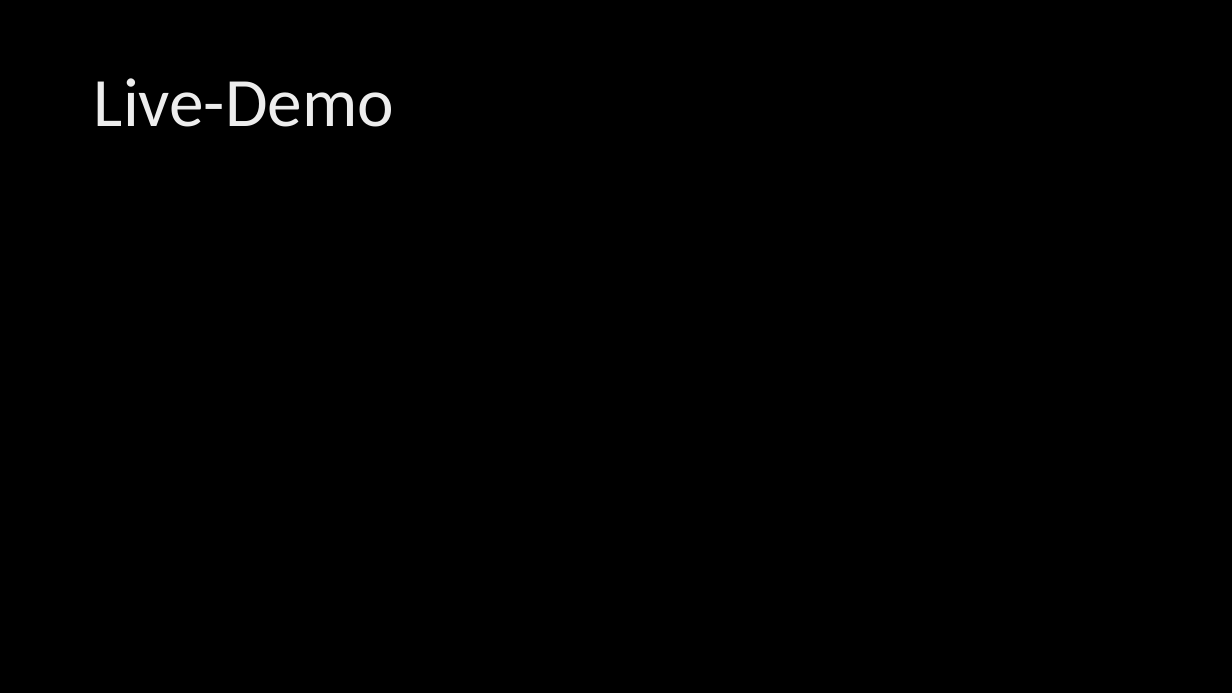
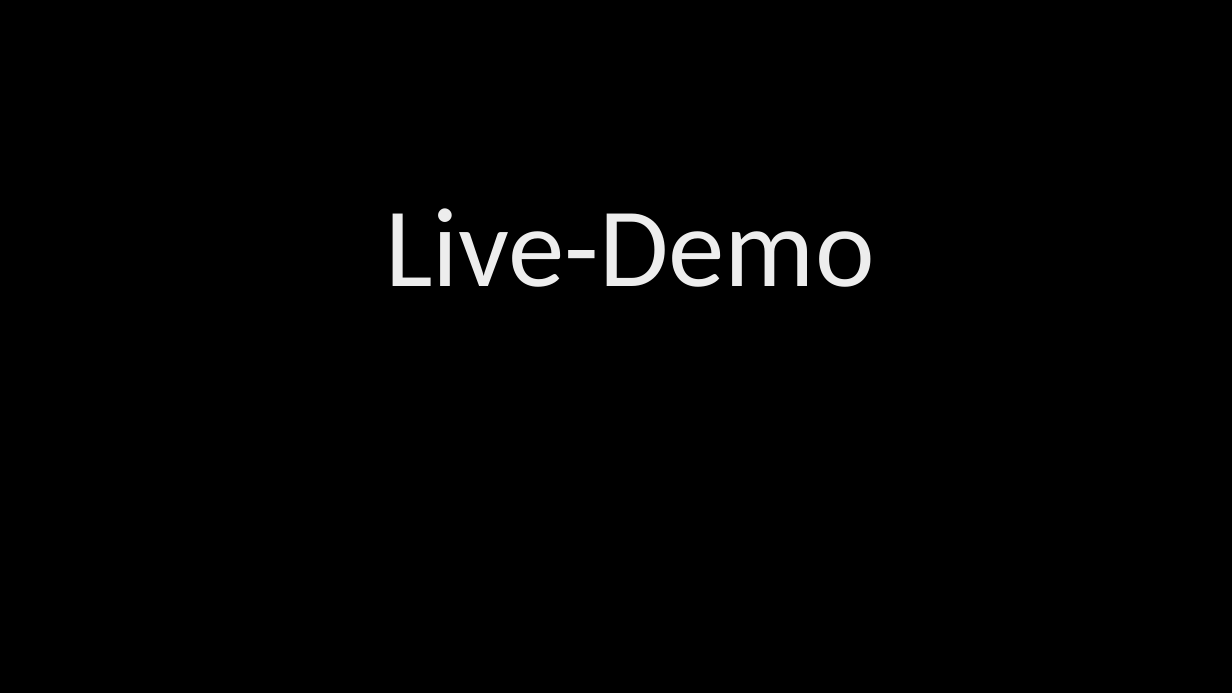
Before and after one commit to tkreienbuehl/I_BA_NS1701, a slide deck: slide 16 of Presentation/Presentation.pptx (slide 7 before the commit). Drawn at 1232x693 pixels with LibreOffice and Linux fonts; fonts in the diff are those of the drawing; background and template pictures are left out. Boxes give left, top, right and bottom in pixels: in the first picture for what was removed or moved away, otherwise in the second. Text is boxed around its words. In the diff, an @@ line names an element or a change of style, - is before the commit and + after.

```diff
--- a/Presentation/Presentation.pptx
+++ b/Presentation/Presentation.pptx
@@ text "Live-Demo": place and size @@
-text "Live-Demo" at box(94, 78, 394, 127)
+text "Live-Demo" at box(386, 208, 875, 287)
@@ text "Live-Demo" at box(386, 208, 875, 287): size 54 to 88 pt, text colour gradient #BFBFBF to #EDEDED to #FFFFFF to gradient #BFBFBF to #EDEDED to #FFFFFF; alignment left to centre; more space between paragraphs; vertical alignment middle to top @@
```
Also in this commit, not shown: 3 other slides changed, 12 slides added, 3 slides removed, 1 other file.
